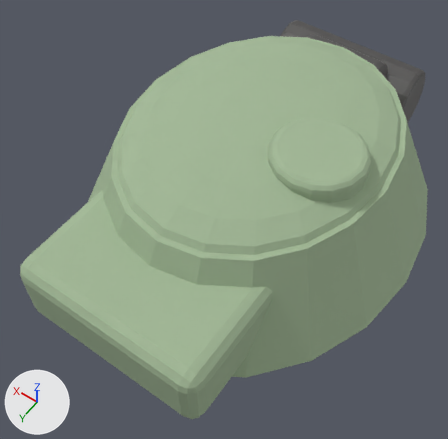
Renders of the glTF model public/assets/models/tanks/parts/player_turret_base.glb from each side of a commit.
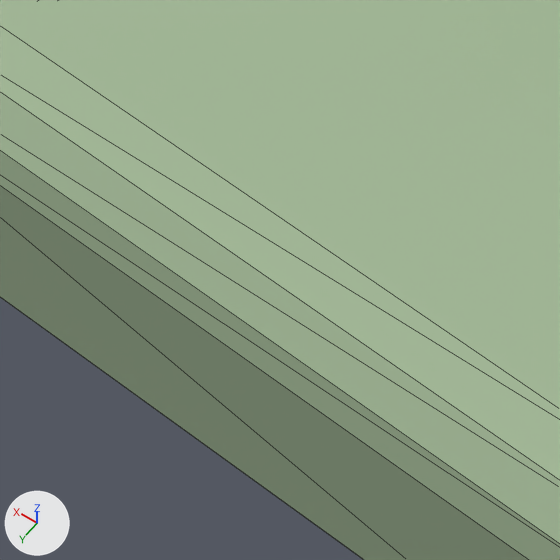
The first picture shows the older version from a 50 mm camera at (-1.36, 2.29, 3.29) aimed at (0.01, 0.37, 0.28). The close-ups show the older and then the newer version on the part from 15% to 36% of the width and 64% to 86% of the height of that picture. Only the edits that show in the close-ups are written down. Every picture has the same lights, and +X, +Y and +Z are marked at lower left. The close-ups show mesh edges as thin lines.

Objects in the first close-up: 'turret_bustle'.
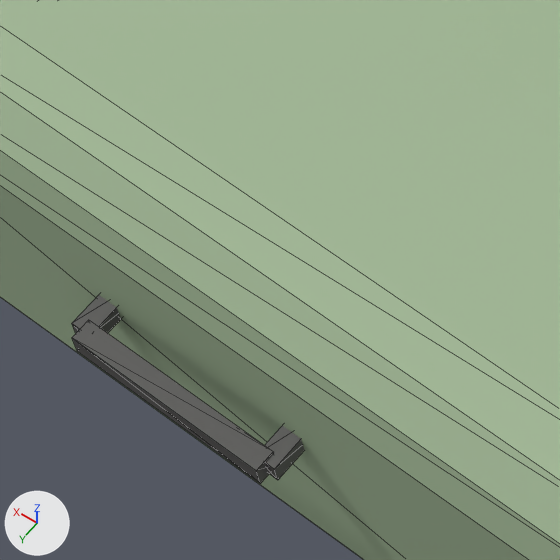
Changed parts and their boxes (x1, y1, x2, y2) in the close-ups (560 x 560 px):
'bustle_handlebar_trim_dark', added
    after: (72, 320, 273, 484)
'bustle_handlepost-1_trim_dark', added
    after: (265, 426, 304, 480)
'bustle_handlepost1_trim_dark', added
    after: (72, 295, 121, 333)

What changed in the scene script:
```text
Add me_bustle_handlepost1_trim_dark:
    me_bustle_handlepost1_trim_dark.from_pydata(...)  # a box spanning x 0.099..0.121, y 1.435..1.505, z 0.389..0.411
    me_bustle_handlepost1_trim_dark.materials.append(mat_gear_dark)  # dark grey #595857
Add me_bustle_handlepost_1_trim_dark:
    me_bustle_handlepost_1_trim_dark.from_pydata(...)  # a box spanning x -0.121..-0.099, y 1.435..1.505, z 0.389..0.411
    me_bustle_handlepost_1_trim_dark.materials.append(mat_gear_dark)  # dark grey #595857
Add me_bustle_handlebar_trim_dark:
    me_bustle_handlebar_trim_dark.from_pydata(...)  # a box spanning x -0.11..0.11, y 1.494..1.516, z 0.387..0.413
    me_bustle_handlebar_trim_dark.materials.append(mat_gear_dark)  # dark grey #595857
Add ob_bustle_handlepost1_trim_dark:
    ob_bustle_handlepost1_trim_dark = bpy.data.objects.new('bustle_handlepost1_trim_dark', me_bustle_handlepost1_trim_dark)
    ob_bustle_handlepost1_trim_dark.location = (0.0, 0.0, 0.0)
Add ob_bustle_handlepost_1_trim_dark:
    ob_bustle_handlepost_1_trim_dark = bpy.data.objects.new('bustle_handlepost-1_trim_dark', me_bustle_handlepost_1_trim_dark)
    ob_bustle_handlepost_1_trim_dark.location = (0.0, 0.0, 0.0)
Add ob_bustle_handlebar_trim_dark:
    ob_bustle_handlebar_trim_dark = bpy.data.objects.new('bustle_handlebar_trim_dark', me_bustle_handlebar_trim_dark)
    ob_bustle_handlebar_trim_dark.location = (0.0, 0.0, 0.0)
```
